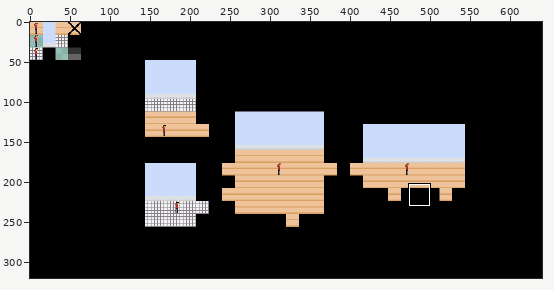
One commit to this pixel-art file: PadlockGamePractice/assets/images/aesprite-files/tilemap.aseprite. The picture above shows the old version from afar; the outline marks the close-up.
Close-up. Earlier state:
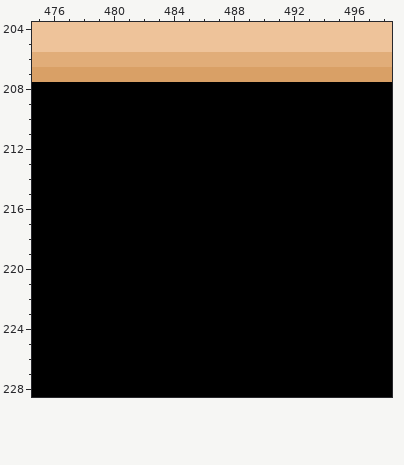
640x320 pixels, 1 frame. Colours within 5 levels of each other are drawn and written as one. Shown: x 475..498, y 204..228. The commit also changed other parts of the picture, which this record leaves out.
New version:
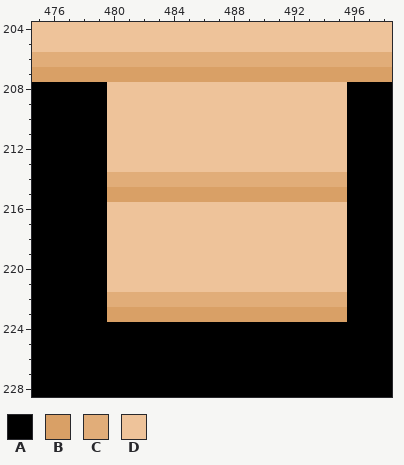
Palette (. is transparent): A #000000  B #d9a066  C #e1ad79  D #eec39a
From old to new:
Layer "concept":
Colour A gives way to colour B in row 215 at x 480 to 495; in row 223 at x 480 to 495.
Colour A gives way to colour C in row 214 at x 480 to 495; in row 222 at x 480 to 495.
Colour A gives way to colour D in rows 208 to 213 at x 480 to 495; in rows 216 to 221 at x 480 to 495.
Changed places in both close-ups, as pixel boxes (x1, y1, x2, y2):
changed: (107, 82, 347, 322)
